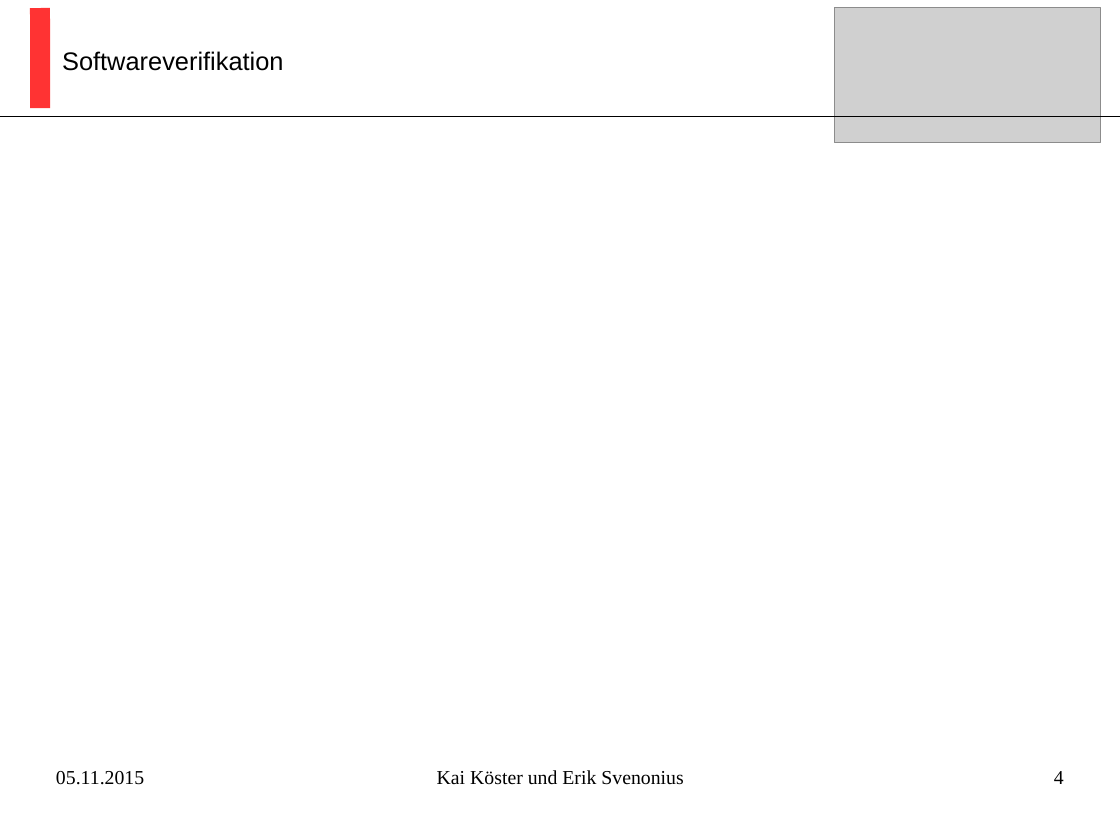
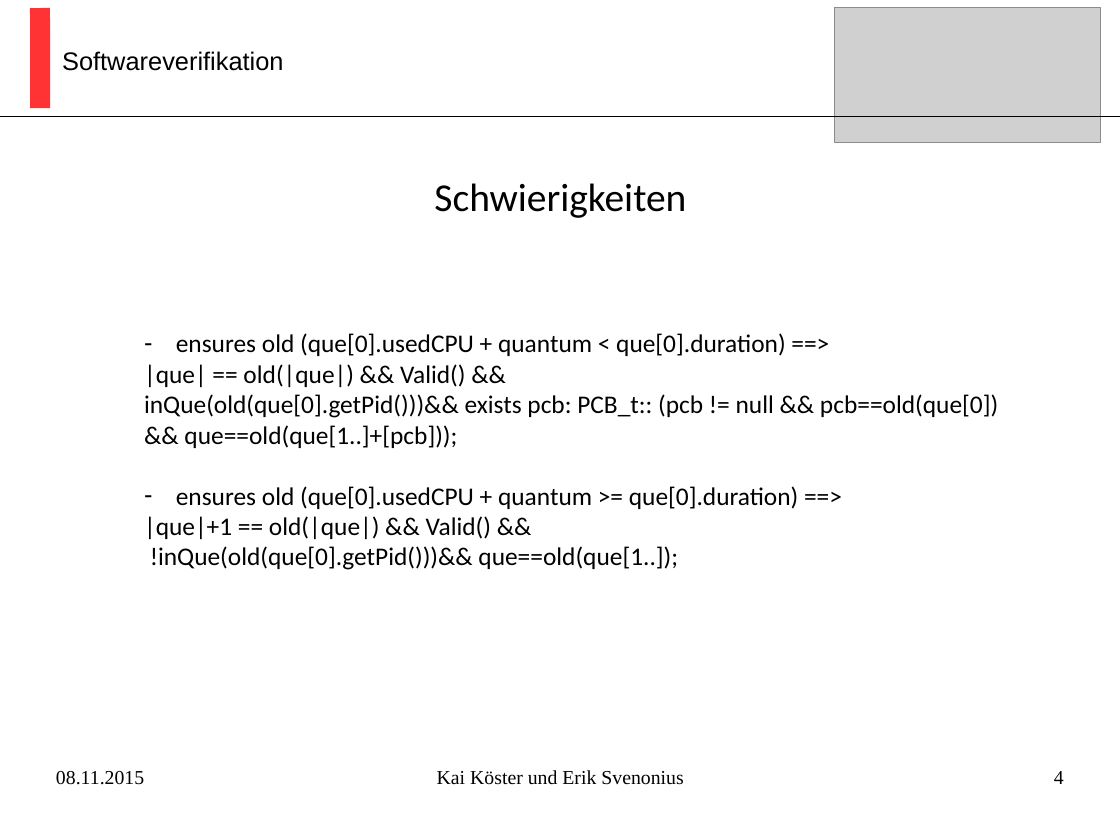
Before and after one commit to kaistefan/dafny, a slide deck: slide 4 of Ausarbeitung/Präsentation.pptx. Drawn at 1120x840 pixels with LibreOffice and Linux fonts; fonts in the diff are those of the drawing; grey boxes stand for pictures. Boxes give left, top, right and bottom in pixels: in the first picture for what was removed or moved away, otherwise in the second. Text is boxed around its words. In the diff, an @@ line names an element or a change of style, - is before the commit and + after.

```diff
--- a/Ausarbeitung/Präsentation.pptx
+++ b/Ausarbeitung/Präsentation.pptx
@@ text added at [434,183,686,218], 28 pt, text #000000 @@
+Schwierigkeiten
@@ text added at [144,333,998,570], 18 pt, text #000000 @@
+– ensures old (que[0].usedCPU + quantum < que[0].duration) ==>
+|que| == old(|que|) && Valid() &&
+inQue(old(que[0].getPid()))&& exists pcb: PCB_t:: (pcb != null && pcb==old(que[0]) && que==old(que[1..]+[pcb]));
+– ensures old (que[0].usedCPU + quantum >= que[0].duration) ==>
+|que|+1 == old(|que|) && Valid() &&
+!inQue(old(que[0].getPid()))&& que==old(que[1..]);
@@ text at [56,771,144,785]: text changed @@
-05.11.2015
+08.11.2015
```
Also in this commit, not shown: 6 other slides changed, 2 other files.
